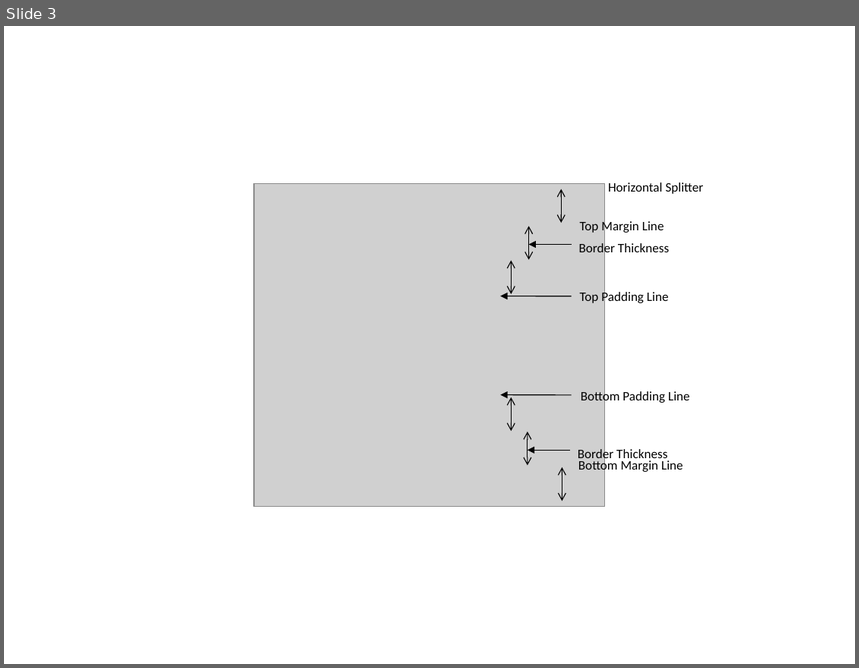
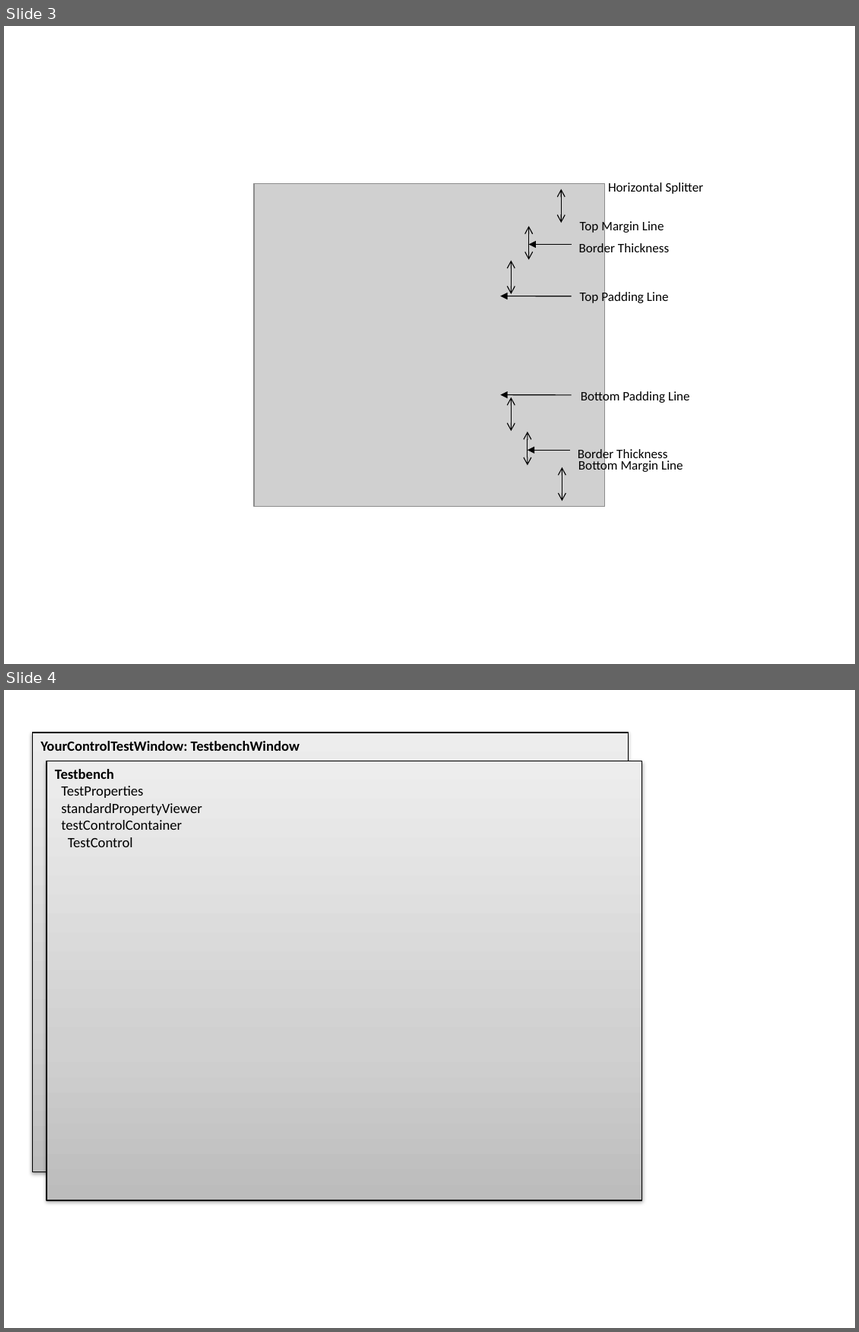
Before and after one commit to PeterHuberSg/WpfControlTestbench, a slide deck: WpfControlTestbench.pptx. Shown one above the other, each under a label of ours: slide 3 before the commit, slides 3 and 4 after it. The pictures are 859x668 and 859x1332 pixels, drawn with LibreOffice and Linux fonts; fonts in the diff are those of the drawing; grey boxes stand for pictures. Boxes give left, top, right and bottom in pixels: in the first picture for what was removed or moved away, otherwise in the second. Text is boxed around its words. In the diff, an @@ line names an element or a change of style, - is before the commit and + after.

Commit message:
TestBench class, no more templates

```diff
--- a/WpfControlTestbench.pptx
+++ b/WpfControlTestbench.pptx
@@ slide 4 added at bbox=[4, 690, 855, 1328], background #FFFFFF @@
@@ rectangle added at bbox=[32, 733, 628, 1173], fill gradient #BDBDBD to #D1D1D1 to #EEEEEE, outline #000000 0.75 pt, 12 pt, text #000000, bold @@
+YourControlTestWindow: TestbenchWindow
@@ rectangle added at bbox=[47, 761, 642, 1201], fill gradient #BDBDBD to #D1D1D1 to #EEEEEE, outline #000000 0.75 pt, 12 pt, text #000000 @@
+Testbench
+TestProperties
+standardPropertyViewer
+testControlContainer
+TestControl
```
Also in this commit, not shown: 1 slide removed, 24 other files.
